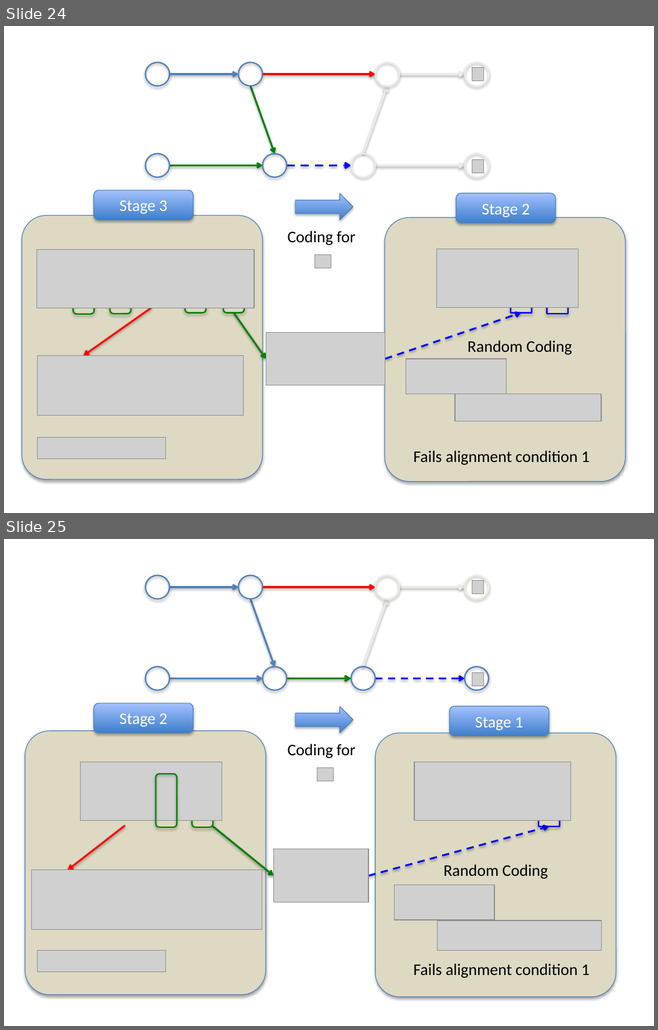
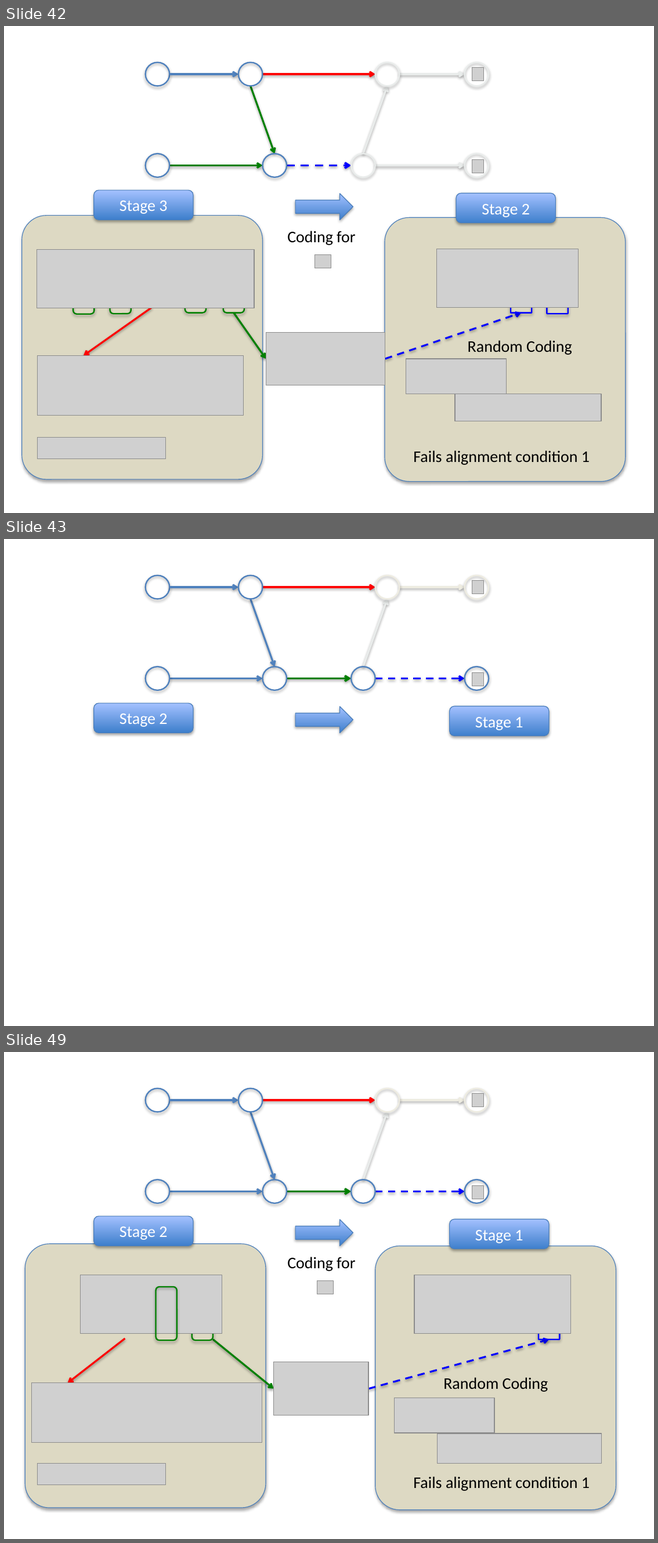
Before and after one commit to weifei/tuz, a slide deck: ExampleSlides.pptx. Shown one above the other, each under a label of ours: slides 24 and 25 before the commit, slides 42, 43 and 49 after it; the slides between them are not shown. The pictures are 658x1030 and 658x1543 pixels, drawn with LibreOffice and Linux fonts; fonts in the diff are those of the drawing; grey boxes stand for pictures; background and template pictures are left out. Boxes give left, top, right and bottom in pixels: in the first picture for what was removed or moved away, otherwise in the second. Text is boxed around its words. In the diff, an @@ line names an element or a change of style, - is before the commit and + after.

```diff
--- a/ExampleSlides.pptx
+++ b/ExampleSlides.pptx
@@ slide 43 added at (4,539,654,1026), background #FFFFFF @@
@@ ellipse added at (146,576,170,599), outline #4F81BD 1.5 pt @@
@@ arrow added from (170, 587) to (238, 587), #4F81BD 2 pt @@
@@ ellipse added at (238,576,263,599), outline #4F81BD 1.5 pt @@
@@ arrow added from (263, 587) to (375, 587), #FF0000 2 pt @@
@@ ellipse added at (375,576,399,599), outline #EEECE1 1.5 pt @@
@@ arrow added from (399, 587) to (465, 587), #EEECE1 2 pt @@
@@ ellipse added at (465,576,489,599), outline #EEECE1 1.5 pt @@
@@ picture added at (471,581,484,594) @@
@@ arrow added from (250, 599) to (274, 667), #4F81BD 2 pt @@
@@ arrow added from (363, 667) to (387, 599), #E9ECEB 2 pt @@
@@ ellipse added at (146,667,170,690), outline #4F81BD 1.5 pt @@
@@ ellipse added at (263,667,286,690), outline #4F81BD 1.5 pt @@
@@ ellipse added at (351,667,375,690), outline #4F81BD 1.5 pt @@
@@ ellipse added at (465,667,489,690), outline #4F81BD 1.5 pt @@
@@ picture added at (471,673,484,686) @@
@@ arrow added from (170, 679) to (263, 679), #4F81BD 2 pt @@
@@ arrow added from (286, 679) to (351, 679), #008000 2.25 pt @@
@@ arrow added from (375, 679) to (465, 679), #0000FF 2 pt dashed @@
@@ rounded rectangle added at (94,703,193,733), fill gradient #3F80CE to #A4C4FF, outline #4B7EBC 0.75 pt, 18 pt, text #FFFFFF @@
+Stage 2
@@ right arrow added at (295,707,353,733), fill gradient #3F80CE to #A4C4FF, outline #4B7EBC 0.75 pt @@
@@ rounded rectangle added at (449,706,549,736), fill gradient #3F80CE to #A4C4FF, outline #4B7EBC 0.75 pt, 18 pt, text #FFFFFF @@
+Stage 1
@@ what was slide 24 is now slide 42 @@
@@ what was slide 25 is now slide 49 @@
```
Also in this commit, not shown: 1 slide changed, 34 other slides added.
